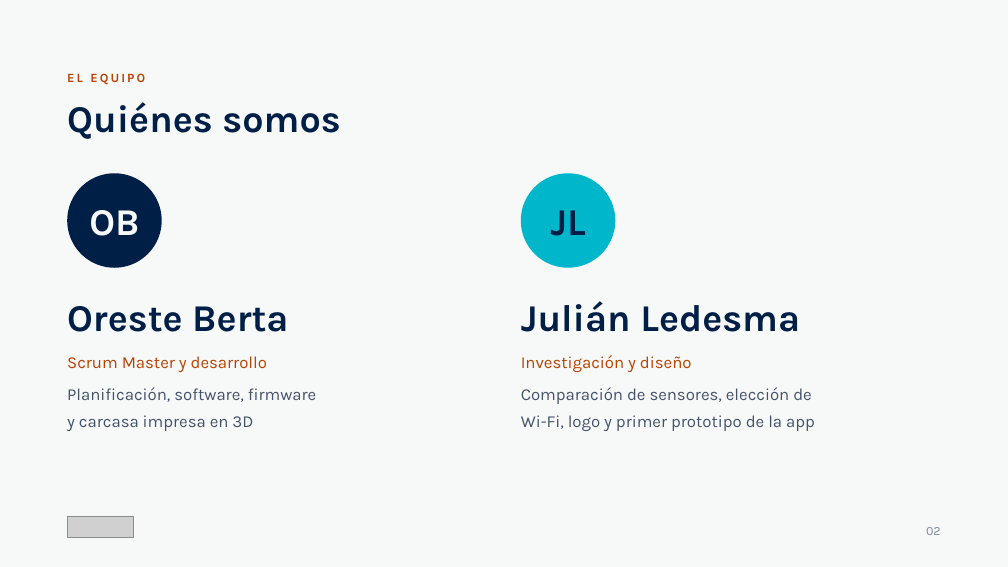
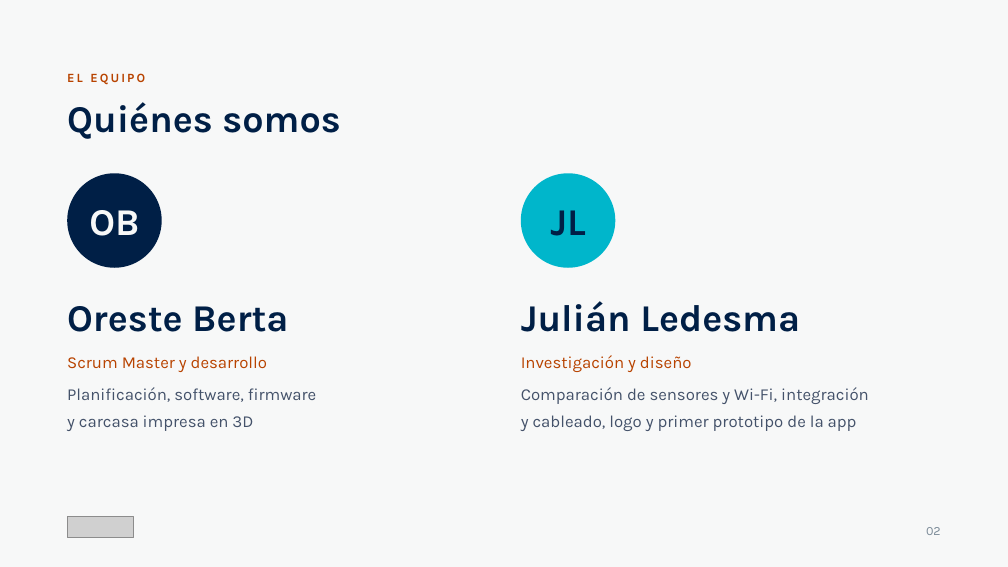
Before and after one commit to Code7C26/TermaLab, a slide deck: slide 2 of entregables/Pitch_Final_TermaLab.pptx. Drawn at 1008x567 pixels with LibreOffice and Linux fonts; fonts in the diff are those of the drawing; grey boxes stand for pictures. Boxes give left, top, right and bottom in pixels: in the first picture for what was removed or moved away, otherwise in the second. Text is boxed around its words. In the diff, an @@ line names an element or a change of style, - is before the commit and + after.

```diff
--- a/entregables/Pitch_Final_TermaLab.pptx
+++ b/entregables/Pitch_Final_TermaLab.pptx
@@ text at [521,387,869,431]: text changed @@
-Comparación de sensores, elección de
-Wi-Fi, logo y primer prototipo de la app
+Comparación de sensores y Wi-Fi, integración
+y cableado, logo y primer prototipo de la app
```
Also in this commit, not shown: 13 other slides changed, 1 slide added, 4 other files.
